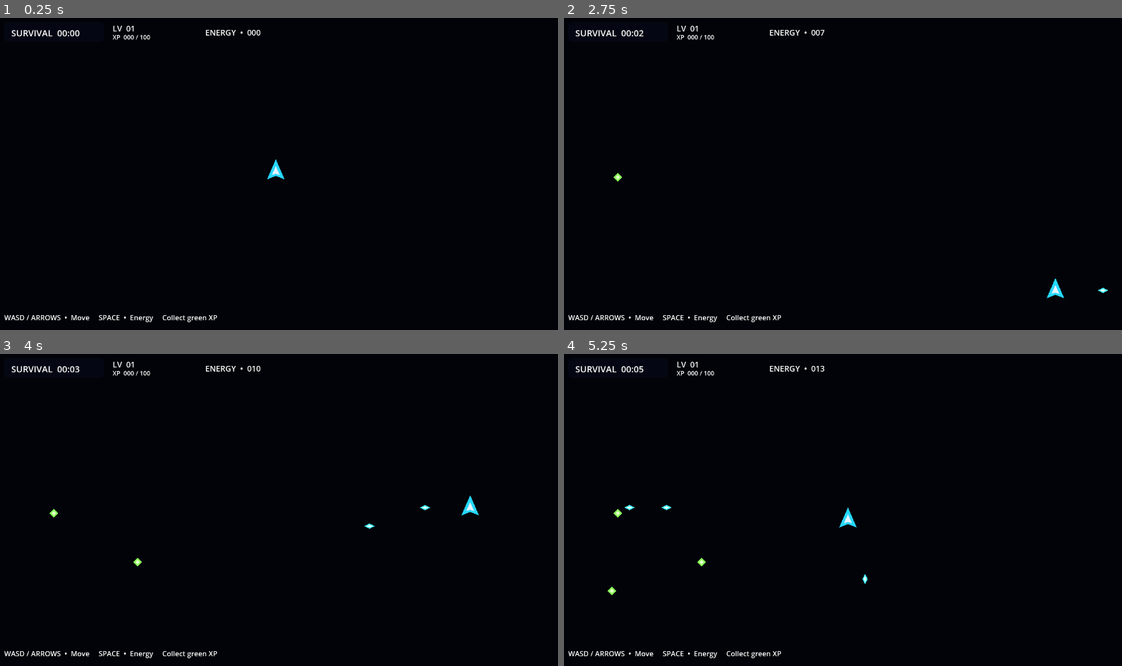
Above: before the commit, frames 1-4 (two rows, left to right).
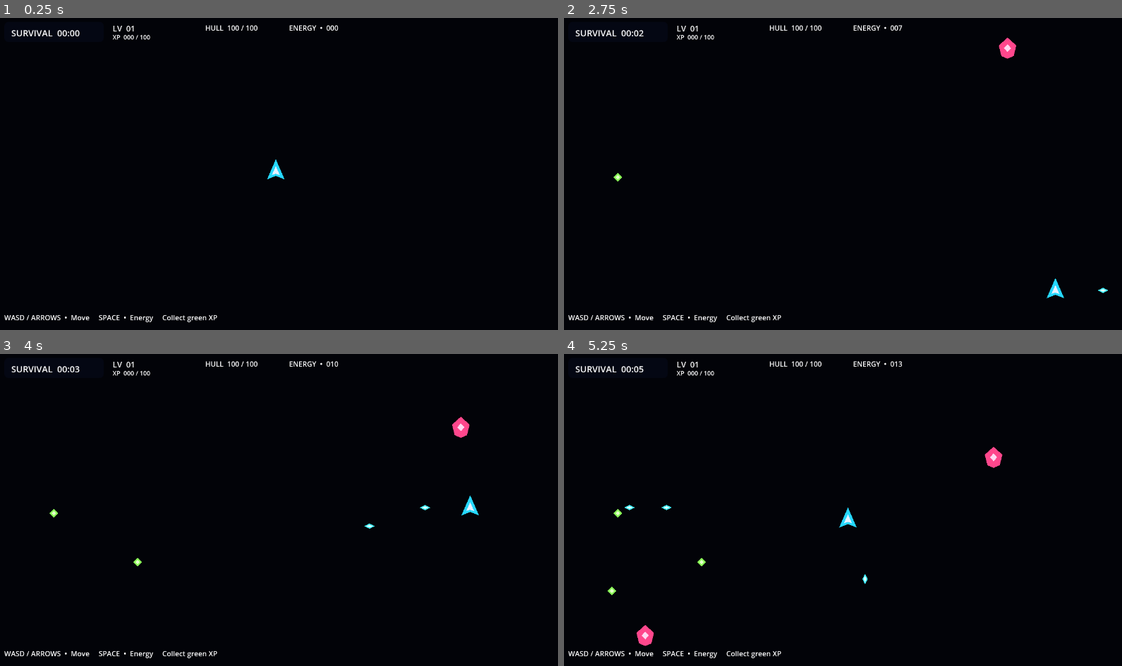
Above: after the commit, the same moments.

Repository: indianequipments092-commits/NEO-GAME-
Game: Godot game, scene res://scenes/main.tscn
Two runs of this game, one before a commit and one after it. Both use one fixed random seed, a clock stepped at 60 frames per second and the inputs below.
Inputs:
- Up to frame 1 (0.25 s): no input
- Up to frame 2 (2.75 s): tap Enter at 0.5 s; hold D (move_right) 0.53-1.28 s; hold Space (fire) 0.53-1.28 s; hold S (move_down) 1.28-2.03 s; tap Space (fire) at 1.35 s; hold D (move_right) from 2.03 s (still down); hold Space (fire) from 2.03 s (still down)
- Up to frame 3 (4 s): release D (move_right) at 2.78 s; release Space (fire) at 2.78 s; hold W (move_up) 2.78-3.53 s; tap Space (fire) at 2.85 s; hold A (move_left) from 3.53 s (still down); hold Space (fire) from 3.53 s (still down)
- Up to frame 4 (5.25 s): release Space (fire) at 4.28 s; tap Space (fire) at 4.35 s; release A (move_left) at 5.03 s; hold S (move_down) from 5.03 s (still down); hold Space (fire) from 5.03 s (still down)

The runs differ from the first frame. In frame 1, 0.3% of the frame differs, in the area x 36-61%, y 2-6%; in frame 2, 0.4%; in frame 3, 0.4%; in frame 4, 0.5%, in the area x 13-79%, y 2-94%.

Commit message:
Phase 5: enemies, boss encounter, hull system, and world content

Diff:
--- /dev/null
+++ b/scenes/boss.tscn
@@ -0,0 +1,29 @@
+[gd_scene load_steps=3 format=3]
+
+[ext_resource path="res://scripts/boss.gd" type="Script" id="1_boss"]
+
+[sub_resource type="CircleShape2D" id="Circle_boss"]
+radius = 52.0
+
+[node name="Boss" type="CharacterBody2D"]
+script = ExtResource("1_boss")
+collision_layer = 4
+collision_mask = 1
+
+[node name="Visual" type="Polygon2D" parent="."]
+polygon = PackedVector2Array(0, -58, 45, -30, 58, 20, 30, 52, 0, 60, -30, 52, -58, 20, -45, -30)
+color = Color(0.78, 0.35, 1, 1)
+
+[node name="Core" type="Polygon2D" parent="."]
+polygon = PackedVector2Array(0, -22, 20, 0, 0, 22, -20, 0)
+color = Color(0.95, 0.92, 1, 1)
+
+[node name="CollisionShape2D" type="CollisionShape2D" parent="."]
+shape = SubResource("Circle_boss")
+
+[node name="ContactArea" type="Area2D" parent="."]
+collision_layer = 0
+collision_mask = 1
+
+[node name="CollisionShape2D" type="CollisionShape2D" parent="ContactArea"]
+shape = SubResource("Circle_boss")
--- /dev/null
+++ b/scenes/enemy.tscn
@@ -0,0 +1,29 @@
+[gd_scene load_steps=3 format=3]
+
+[ext_resource path="res://scripts/enemy.gd" type="Script" id="1_enemy"]
+
+[sub_resource type="CircleShape2D" id="Circle_enemy"]
+radius = 22.0
+
+[node name="Enemy" type="CharacterBody2D"]
+script = ExtResource("1_enemy")
+collision_layer = 4
+collision_mask = 1
+
+[node name="Visual" type="Polygon2D" parent="."]
+polygon = PackedVector2Array(0, -24, 20, -6, 14, 18, 0, 24, -14, 18, -20, -6)
+color = Color(1, 0.28, 0.55, 1)
+
+[node name="Core" type="Polygon2D" parent="."]
+polygon = PackedVector2Array(0, -9, 8, 0, 0, 9, -8, 0)
+color = Color(1, 0.85, 0.95, 1)
+
+[node name="CollisionShape2D" type="CollisionShape2D" parent="."]
+shape = SubResource("Circle_enemy")
+
+[node name="ContactArea" type="Area2D" parent="."]
+collision_layer = 0
+collision_mask = 1
+
+[node name="CollisionShape2D" type="CollisionShape2D" parent="ContactArea"]
+shape = SubResource("Circle_enemy")
--- a/scenes/main.tscn
+++ b/scenes/main.tscn
@@ -79,18 +79,45 @@
 theme_override_font_sizes/font_size = 14
 text = "XP  000 / 100"
 
+[node name="HealthLabel" type="Label" parent="HUD"]
+offset_left = 480.0
+offset_top = 22.0
+offset_right = 650.0
+offset_bottom = 48.0
+theme_override_font_sizes/font_size = 16
+text = "HULL  100 / 100"
+
 [node name="CombatLabel" type="Label" parent="HUD"]
-offset_left = 480.0
-offset_top = 31.0
-offset_right = 660.0
-offset_bottom = 56.0
-theme_override_font_sizes/font_size = 18
+offset_left = 670.0
+offset_top = 22.0
+offset_right = 850.0
+offset_bottom = 48.0
+theme_override_font_sizes/font_size = 16
 text = "ENERGY  •  000"
+
+[node name="BossLabel" type="Label" parent="HUD"]
+offset_left = 500.0
+offset_top = 78.0
+offset_right = 780.0
+offset_bottom = 108.0
+theme_override_font_sizes/font_size = 20
+text = "BOSS ENCOUNTER"
+visible = false
+
+[node name="GameOverLabel" type="Label" parent="HUD"]
+offset_left = 470.0
+offset_top = 330.0
+offset_right = 810.0
+offset_bottom = 390.0
+theme_override_font_sizes/font_size = 28
+text = "RUN ENDED"
+horizontal_alignment = 1
+visible = false
 
 [node name="Hint" type="Label" parent="HUD"]
 offset_left = 24.0
 offset_top = 680.0
-offset_right = 650.0
+offset_right = 900.0
 offset_bottom = 710.0
 theme_override_font_sizes/font_size = 16
 text = "WASD / ARROWS  •  Move     SPACE  •  Energy     Collect green XP"
--- /dev/null
+++ b/scripts/boss.gd
@@ -0,0 +1,30 @@
+extends CharacterBody2D
+
+## Large non-weapon contact hazard used as the Phase 5 boss encounter.
+@export var move_speed: float = 48.0
+@export var contact_damage: int = 18
+
+var player: Node2D
+var pulse_time := 0.0
+
+func _ready() -> void:
+	player = get_tree().current_scene.get_node_or_null("Player")
+	var area := get_node_or_null("ContactArea")
+	if area:
+		area.body_entered.connect(_on_contact_body_entered)
+
+func _physics_process(delta: float) -> void:
+	pulse_time += delta
+	if not is_instance_valid(player):
+		player = get_tree().current_scene.get_node_or_null("Player")
+		return
+	var direction := global_position.direction_to(player.global_position)
+	velocity = direction * move_speed
+	move_and_slide()
+	var visual := get_node_or_null("Visual")
+	if visual:
+		visual.scale = Vector2.ONE * (1.0 + sin(pulse_time * 3.0) * 0.05)
+
+func _on_contact_body_entered(body: Node2D) -> void:
+	if body.has_method("take_contact_damage"):
+		body.take_contact_damage(contact_damage)
--- /dev/null
+++ b/scripts/enemy.gd
@@ -0,0 +1,26 @@
+extends CharacterBody2D
+
+## Non-weapon contact hazard for Phase 5 world content.
+@export var move_speed: float = 85.0
+@export var contact_damage: int = 8
+@export var xp_reward: int = 20
+
+var player: Node2D
+
+func _ready() -> void:
+	player = get_tree().current_scene.get_node_or_null("Player")
+	var area := get_node_or_null("ContactArea")
+	if area:
+		area.body_entered.connect(_on_contact_body_entered)
+
+func _physics_process(_delta: float) -> void:
+	if not is_instance_valid(player):
+		player = get_tree().current_scene.get_node_or_null("Player")
+		return
+	var direction := global_position.direction_to(player.global_position)
+	velocity = direction * move_speed
+	move_and_slide()
+
+func _on_contact_body_entered(body: Node2D) -> void:
+	if body.has_method("take_contact_damage"):
+		body.take_contact_damage(contact_damage)
--- a/scripts/main.gd
+++ b/scripts/main.gd
@@ -1,10 +1,16 @@
 extends Node2D
 
-# NEON SPACE SURVIVAL — Phase 4 XP / level / roguelite progression.
+# NEON SPACE SURVIVAL — Phase 5 enemies / boss / world content.
 const XP_ORB := preload("res://scenes/xp_orb.tscn")
+const ENEMY := preload("res://scenes/enemy.tscn")
+const BOSS := preload("res://scenes/boss.tscn")
+
 var survival_time := 0.0
 var xp_spawn_time := 0.0
+var enemy_spawn_time := 0.0
 var xp_spawn_interval := 1.5
+var enemy_spawn_interval := 2.5
+var boss_spawned := false
 
 @onready var timer_label: Label = $HUD/TimerLabel
 @onready var player: CharacterBody2D = $Player
@@ -16,9 +22,19 @@
 func _process(delta: float) -> void:
 	survival_time += delta
 	xp_spawn_time += delta
+	enemy_spawn_time += delta
+
 	if xp_spawn_time >= xp_spawn_interval:
 		xp_spawn_time = 0.0
 		_spawn_xp_orb()
+
+	if enemy_spawn_time >= enemy_spawn_interval and survival_time < 60.0:
+		enemy_spawn_time = 0.0
+		_spawn_enemy()
+
+	if survival_time >= 60.0 and not boss_spawned:
+		boss_spawned = true
+		_spawn_boss()
 
 	var total_seconds := int(survival_time)
 	var minutes := total_seconds / 60
@@ -28,11 +44,38 @@
 func _spawn_xp_orb() -> void:
 	var orb := XP_ORB.instantiate()
 	var margin := 80.0
-	orb.position = Vector2(
-		randf_range(margin, 1280.0 - margin),
-		randf_range(margin, 720.0 - margin)
-	)
+	orb.position = Vector2(randf_range(margin, 1280.0 - margin), randf_range(margin, 720.0 - margin))
 	add_child(orb)
+
+func spawn_enemy_xp(spawn_position: Vector2, value: int) -> void:
+	var orb := XP_ORB.instantiate()
+	orb.position = spawn_position
+	orb.xp_value = value
+	add_child(orb)
+
+func _spawn_enemy() -> void:
+	var enemy := ENEMY.instantiate()
+	enemy.position = _random_edge_position()
+	add_child(enemy)
+
+func _spawn_boss() -> void:
+	var boss := BOSS.instantiate()
+	boss.position = Vector2(640, 100)
+	add_child(boss)
+	var boss_label := $HUD/BossLabel
+	boss_label.visible = true
+
+func _random_edge_position() -> Vector2:
+	var edge := randi() % 4
+	match edge:
+		0:
+			return Vector2(randf_range(60.0, 1220.0), 60.0)
+		1:
+			return Vector2(randf_range(60.0, 1220.0), 660.0)
+		2:
+			return Vector2(60.0, randf_range(60.0, 660.0))
+		_:
+			return Vector2(1220.0, randf_range(60.0, 660.0))
 
 func _update_progression_hud() -> void:
 	var level_label := $HUD/LevelLabel
--- a/scripts/player.gd
+++ b/scripts/player.gd
@@ -7,6 +7,8 @@
 @export var acceleration: float = 1800.0
 @export var friction: float = 2200.0
 @export var fire_interval: float = 0.22
+@export var max_health: int = 100
+@export var contact_invulnerability: float = 0.8
 
 var last_direction := Vector2.UP
 var fire_cooldown := 0.0
@@ -15,6 +17,12 @@
 var level := 1
 var xp_to_next_level := 100
 var upgrade_points := 0
+var health := 100
+var damage_cooldown := 0.0
+
+func _ready() -> void:
+	health = max_health
+	_update_health_hud()
 
 func _physics_process(delta: float) -> void:
 	var input_direction := Input.get_vector("move_left", "move_right", "move_up", "move_down")
@@ -28,6 +36,7 @@
 	move_and_slide()
 
 	fire_cooldown = maxf(0.0, fire_cooldown - delta)
+	damage_cooldown = maxf(0.0, damage_cooldown - delta)
 	if Input.is_action_pressed("fire") and fire_cooldown <= 0.0:
 		fire_energy()
 
@@ -50,6 +59,18 @@
 		xp_to_next_level = 100 + (level - 1) * 50
 	_update_progression_hud()
 
+func take_contact_damage(amount: int) -> void:
+	if damage_cooldown > 0.0:
+		return
+	damage_cooldown = contact_invulnerability
+	health = maxi(0, health - amount)
+	_update_health_hud()
+	if health <= 0:
+		get_tree().paused = true
+		var game_over := get_tree().current_scene.get_node_or_null("HUD/GameOverLabel")
+		if game_over:
+			game_over.visible = true
+
 func _update_progression_hud() -> void:
 	var scene := get_tree().current_scene
 	var level_label := scene.get_node_or_null("HUD/LevelLabel")
@@ -58,3 +79,8 @@
 		level_label.text = "LV  %02d" % level
 	if xp_label:
 		xp_label.text = "XP  %03d / %03d" % [xp, xp_to_next_level]
+
+func _update_health_hud() -> void:
+	var health_label := get_tree().current_scene.get_node_or_null("HUD/HealthLabel")
+	if health_label:
+		health_label.text = "HULL  %03d / %03d" % [health, max_health]
Not shown: 1 places in scenes/main.tscn that only renumber resources
